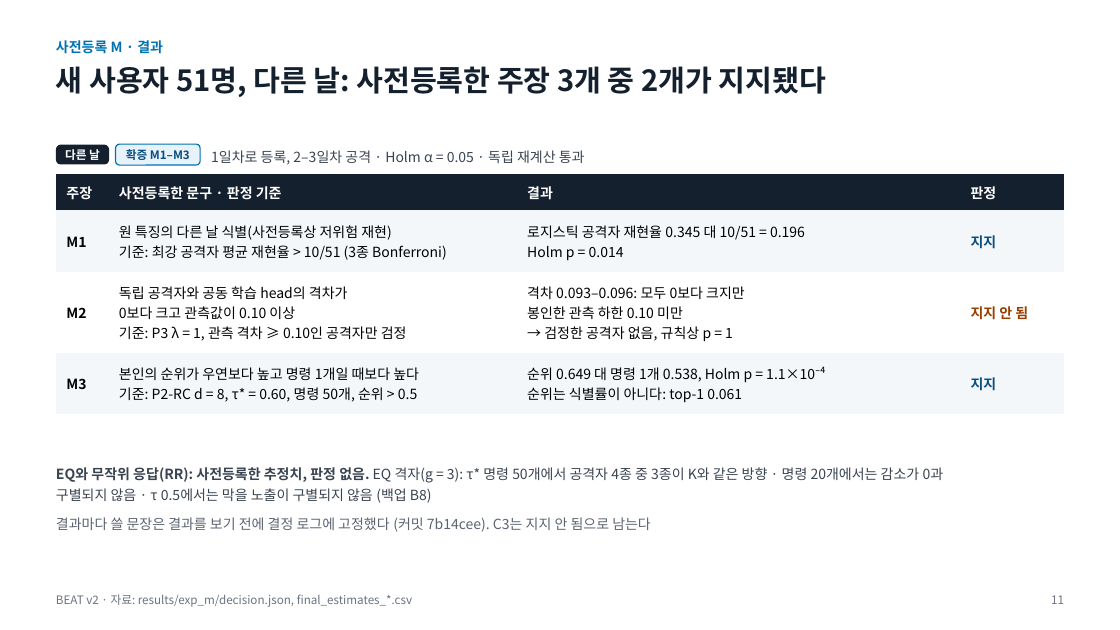
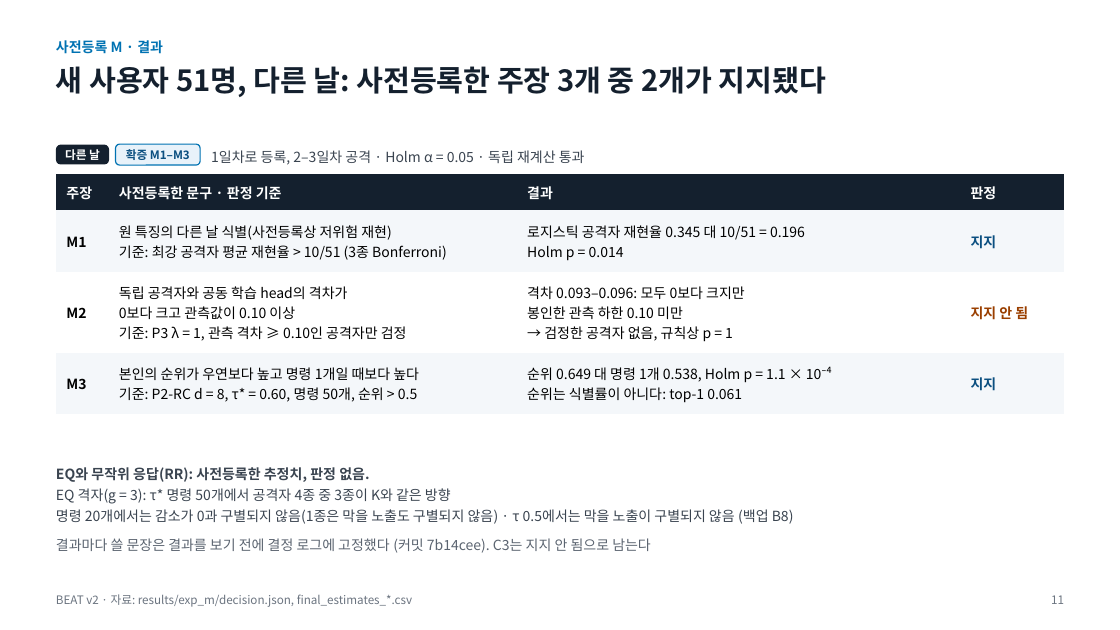
Before and after one commit to gigalove6783-pixel/beat-eeg-privacy, a slide deck: slide 11 of presentation/BEAT_v2_talk.pptx. Drawn at 1120x630 pixels with LibreOffice and Linux fonts; fonts in the diff are those of the drawing. Boxes give left, top, right and bottom in pixels: in the first picture for what was removed or moved away, otherwise in the second. Text is boxed around its words. In the diff, an @@ line names an element or a change of style, - is before the commit and + after.

```diff
--- a/presentation/BEAT_v2_talk.pptx
+++ b/presentation/BEAT_v2_talk.pptx
@@ table at (56,174,1065,413) @@
-row 4, column 3: 순위 0.649 대 명령 1개 0.538, Holm p = 1.1×10⁻⁴ / 순위는 식별률이 아니다: top-1 0.061
+row 4, column 3: 순위 0.649 대 명령 1개 0.538, Holm p = 1.1 × 10⁻⁴ / 순위는 식별률이 아니다: top-1 0.061
@@ text at (56,467,794,524): text changed @@
-EQ와 무작위 응답(RR): 사전등록한 추정치, 판정 없음. EQ 격자(g = 3): τ* 명령 50개에서 공격자 4종 중 3종이 K와 같은 방향 · 명령 20개에서는 감소가 0과
-구별되지 않음 · τ 0.5에서는 막을 노출이 구별되지 않음 (백업 B8)
+EQ와 무작위 응답(RR): 사전등록한 추정치, 판정 없음.
+EQ 격자(g = 3): τ* 명령 50개에서 공격자 4종 중 3종이 K와 같은 방향
+명령 20개에서는 감소가 0과 구별되지 않음(1종은 막을 노출도 구별되지 않음) · τ 0.5에서는 막을 노출이 구별되지 않음 (백업 B8)
@@ text "결과마다 쓸 문장은 결과를 보기 ...": place and size @@
-text "결과마다 쓸 문장은 결과를 보기 ..." at (56,517,651,532)
+text "결과마다 쓸 문장은 결과를 보기 ..." at (56,538,651,553)
```
Also in this commit, not shown: 5 other slides changed, 11 other files.
